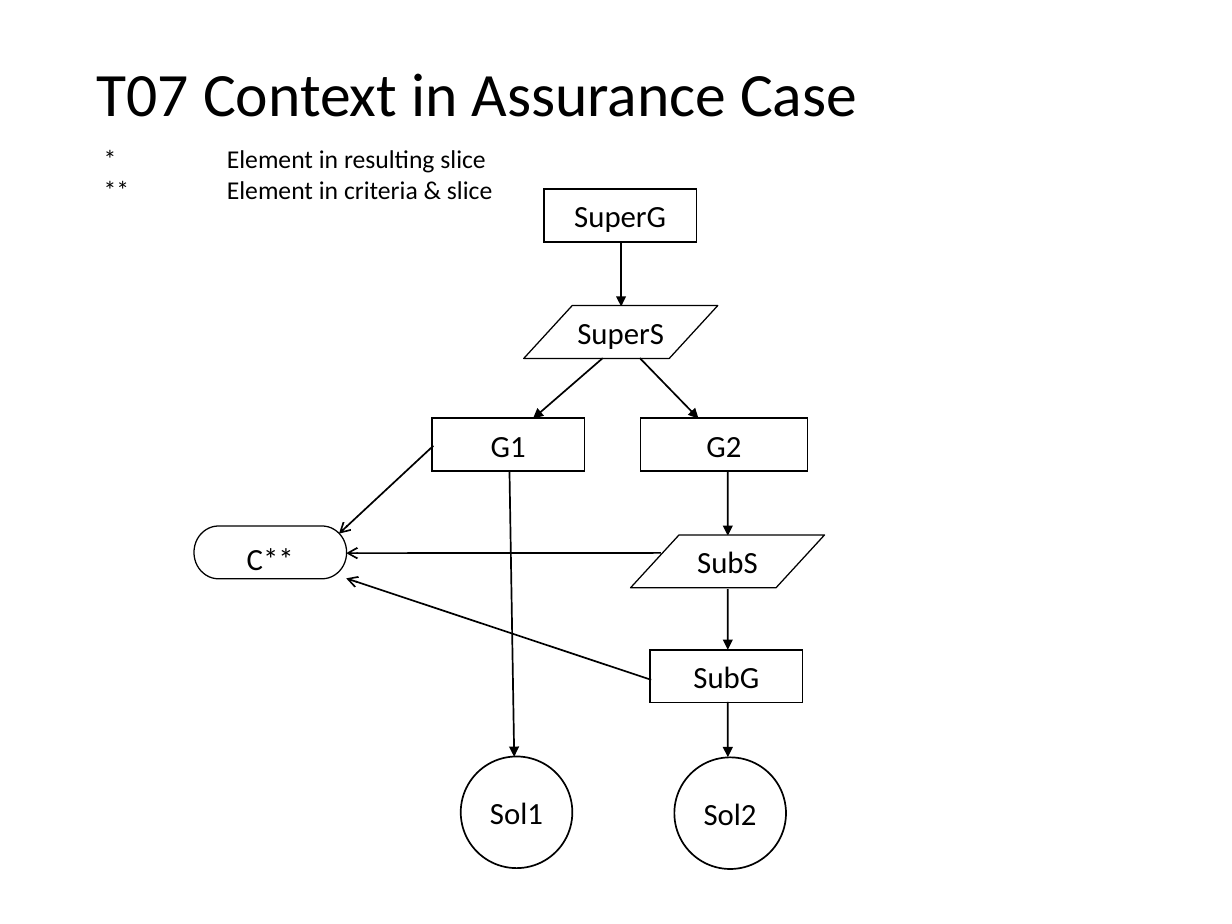
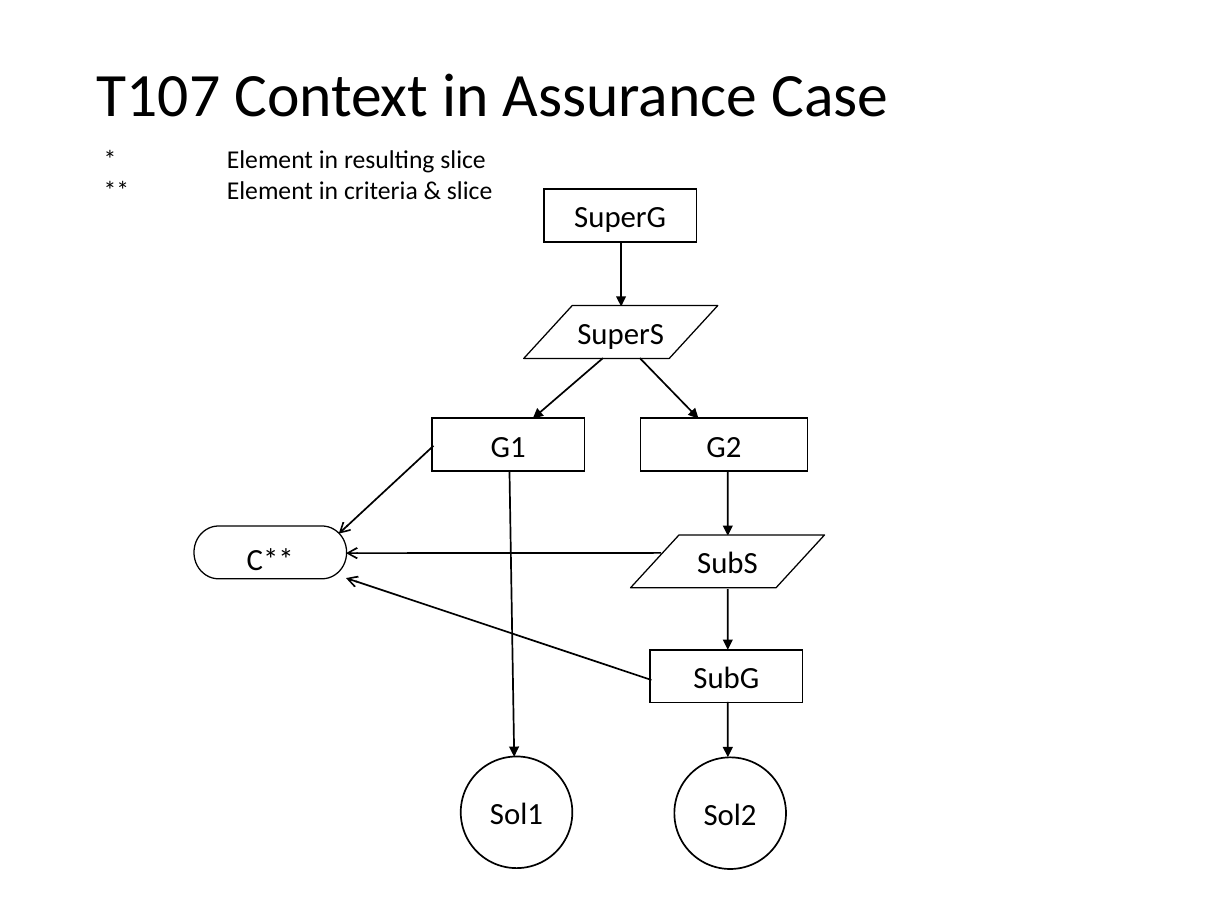
Before and after one commit to nlsfung/MMINT_Examples, a slide deck: slide 9 of GSNSliceRecheckTestSuite/TestSuite.ppt. Drawn at 1232x924 pixels with LibreOffice and Linux fonts; fonts in the diff are those of the drawing. Boxes give left, top, right and bottom in pixels: in the first picture for what was removed or moved away, otherwise in the second. Text is boxed around its words. In the diff, an @@ line names an element or a change of style, - is before the commit and + after.

Commit message:
Created .gsn files for each GSNSliceRecheck test case.

```diff
--- a/GSNSliceRecheckTestSuite/TestSuite.ppt
+++ b/GSNSliceRecheckTestSuite/TestSuite.ppt
@@ text at [97,73,888,117]: text changed @@
-T07 Context in Assurance Case
+T107 Context in Assurance Case
```
Also in this commit, not shown: 1 other slide changed, 17 other files.
